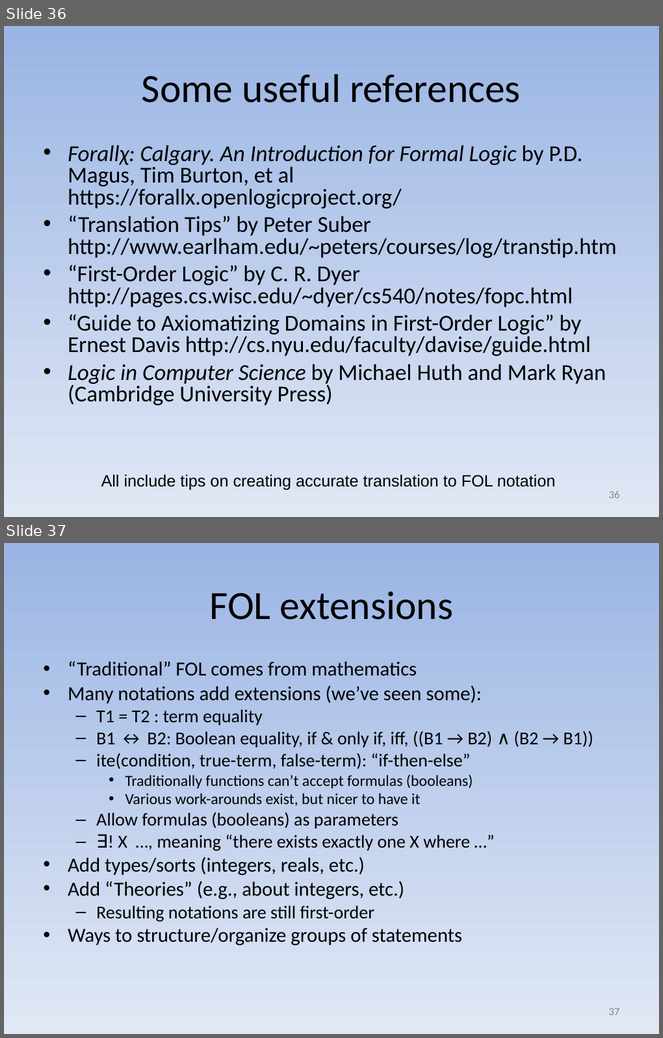
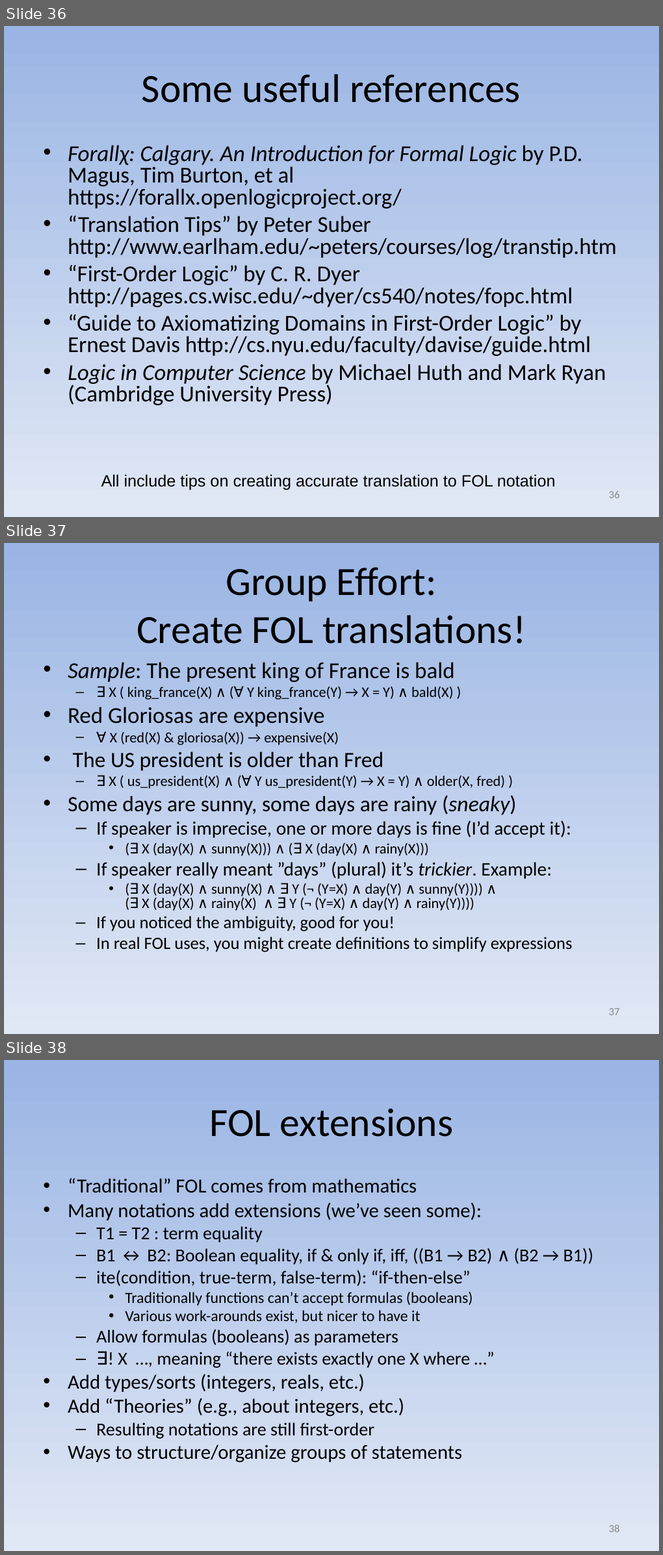
Before and after one commit to david-a-wheeler/david-a-wheeler.github.io, a slide deck: secure-class/presentations/Secure-Software-10-Formal-Methods.ppt. Shown one above the other, each under a label of ours: slides 36 and 37 before the commit, slides 36, 37 and 38 after it. The pictures are 663x1038 and 663x1555 pixels, drawn with LibreOffice and Linux fonts; fonts in the diff are those of the drawing. Boxes give left, top, right and bottom in pixels: in the first picture for what was removed or moved away, otherwise in the second. Text is boxed around its words. In the diff, an @@ line names an element or a change of style, - is before the commit and + after.

Commit message:
Tweak Formal methods example slide

```diff
--- a/secure-class/presentations/Secure-Software-10-Formal-Methods.ppt
+++ b/secure-class/presentations/Secure-Software-10-Formal-Methods.ppt
@@ slide 37 added at (4,543,659,1034), background gradient #9AB5E4 to #E1E8F5 @@
@@ title added at (137,567,526,644), 44 pt, text #000000 @@
+Group Effort:
+Create FOL translations!
@@ text added at (68,662,572,953), 16 pt, text #000000 @@
+• Sample: The present king of France is bald
+  – ∃ X ( king_france(X) ∧ (∀ Y king_france(Y) → X = Y) ∧ bald(X) )
+• Red Gloriosas are expensive
+  – ∀ X (red(X) & gloriosa(X)) → expensive(X)
+• The US president is older than Fred
+  – ∃ X ( us_president(X) ∧ (∀ Y us_president(Y) → X = Y) ∧ older(X, fred) )
+• Some days are sunny, some days are rainy (sneaky)
+  – If speaker is imprecise, one or more days is fine (I’d accept it):
+    • (∃ X (day(X) ∧ sunny(X))) ∧ (∃ X (day(X) ∧ rainy(X)))
+  – If speaker really meant ”days” (plural) it’s trickier. Example:
+    • (∃ X (day(X) ∧ sunny(X) ∧ ∃ Y (¬ (Y=X) ∧ day(Y) ∧ sunny(Y)))) ∧
+      (∃ X (day(X) ∧ rainy(X) ∧ ∃ Y (¬ (Y=X) ∧ day(Y) ∧ rainy(Y))))
+  – If you noticed the ambiguity, good for you!
+  – In real FOL uses, you might create definitions to simplify expressions
@@ page number added at (609,1008,620,1016), 12 pt, text #898989 @@
+37
@@ what was slide 37 is now slide 38 @@
@@ page number at (609,1525,620,1533): text changed @@
-37
+38
```
Also in this commit, not shown: 3 slides changed.
